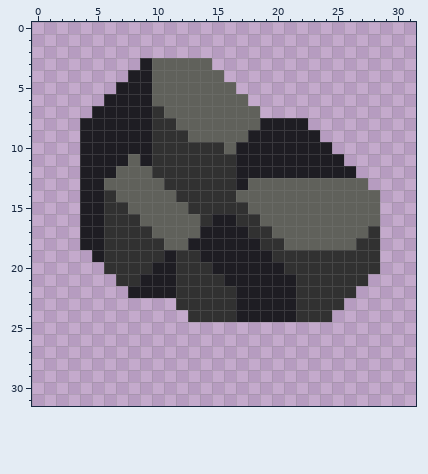
Two versions of one pixel-art sprite, sprites/items/stone.png. That is the earlier state.
The file is 32x32 pixels.
Once edited:
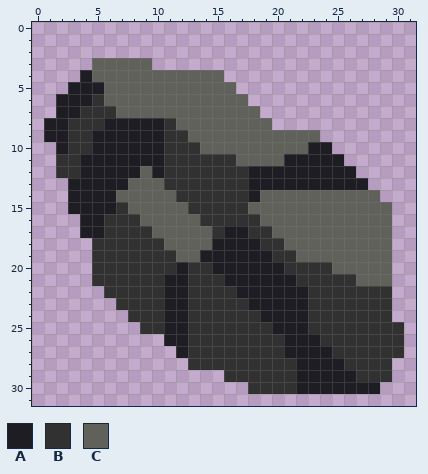
Palette (. is transparent): A #1e1d23  B #313131  C #60615b
Change:
{"y":3,"x":5,"old":"....ACCCCC","new":"CCCCC....."}
{"y":4,"x":4,"old":"....AA","new":"ACCCCC"}
{"y":5,"x":3,"old":"....AAA","new":"AAACCCC"}
{"y":6,"x":2,"old":"....AAAA","new":"AAABCCCC"}
{"y":7,"x":2,"old":"...AAAAAB","new":"AABBBCCCC"}
{"y":8,"x":1,"old":"...AA","new":"AABBB"}
{"y":8,"x":10,"old":"B","new":"A"}
{"y":8,"x":19,"old":"AAAA","new":"C..."}
{"y":9,"x":1,"old":"...A","new":"AABB"}
{"y":9,"x":10,"old":"B","new":"A"}
{"y":9,"x":18,"old":"AAAAAA","new":"CCCCCC"}
{"y":10,"x":2,"old":"..A","new":"ABB"}
{"y":10,"x":10,"old":"B","new":"A"}
{"y":10,"x":14,"old":"BB","new":"CC"}
{"y":10,"x":17,"old":"AAAAAA","new":"CCCCCC"}
{"y":11,"x":2,"old":"..","new":"BB"}
{"y":11,"x":8,"old":"C","new":"A"}
{"y":11,"x":10,"old":"B","new":"A"}
{"y":11,"x":17,"old":"AAAA","new":"CCCC"}
{"y":12,"x":2,"old":"..","new":"BB"}
{"y":12,"x":7,"old":"CC","new":"AA"}
{"y":12,"x":10,"old":"B","new":"A"}
{"y":12,"x":17,"old":"A","new":"B"}
{"y":13,"x":3,"old":".","new":"A"}
{"y":13,"x":6,"old":"CC","new":"AA"}
{"y":13,"x":17,"old":"ACCCCCCCCCC","new":"BAAAAAAAAAA"}
{"y":14,"x":3,"old":".","new":"A"}
{"y":14,"x":6,"old":"B","new":"A"}
{"y":14,"x":17,"old":"CC","new":"BA"}
{"y":15,"x":3,"old":".","new":"A"}
{"y":15,"x":6,"old":"B","new":"A"}
{"y":15,"x":29,"old":".","new":"C"}
{"y":16,"x":15,"old":"AA","new":"BB"}
{"y":16,"x":29,"old":".","new":"C"}
{"y":17,"x":14,"old":"AA","new":"CB"}
{"y":17,"x":28,"old":"B.","new":"CC"}
{"y":18,"x":4,"old":"AA","new":".B"}
{"y":18,"x":13,"old":"AA","new":"CC"}
{"y":18,"x":27,"old":"BB.","new":"CCC"}
{"y":19,"x":5,"old":"A","new":"B"}
{"y":19,"x":11,"old":"ABB","new":"BCC"}
{"y":19,"x":22,"old":"BBBBBBB.","new":"CCCCCCCC"}
{"y":20,"x":5,"old":".","new":"B"}
{"y":20,"x":10,"old":"AAB","new":"BBA"}
{"y":20,"x":25,"old":"BBBB.","new":"CCCCC"}
{"y":21,"x":5,"old":"..","new":"BB"}
{"y":21,"x":9,"old":"AA","new":"BB"}
{"y":21,"x":12,"old":"B","new":"A"}
{"y":21,"x":27,"old":"B..","new":"CCC"}
{"y":22,"x":6,"old":"..AAA","new":"BBBBB"}
{"y":22,"x":12,"old":"B","new":"A"}
{"y":22,"x":22,"old":"B","new":"A"}
{"y":22,"x":27,"old":"...","new":"BBB"}
{"y":23,"x":7,"old":".....B","new":"BBBBAA"}
{"y":23,"x":17,"old":"A","new":"B"}
{"y":23,"x":22,"old":"B","new":"A"}
{"y":23,"x":26,"old":"....","new":"BBBB"}
{"y":24,"x":8,"old":".....","new":"BBBAA"}
{"y":24,"x":17,"old":"AA","new":"BB"}
{"y":24,"x":22,"old":"B","new":"A"}
{"y":24,"x":25,"old":".....","new":"BBBBB"}
{"y":25,"x":9,"old":"......................","new":"BBAABBBBBBBAAABBBBBBBB"}
{"y":26,"x":11,"old":"....................","new":"AABBBBBBBBAAABBBBBBB"}
{"y":27,"x":12,"old":"...................","new":"ABBBBBBBBAAAABBBBBB"}
{"y":28,"x":13,"old":".................","new":"BBBBBBBBBAAAABBBB"}
{"y":29,"x":16,"old":"..............","new":"BBBBBBAAAAABBB"}
{"y":30,"x":18,"old":"...........","new":"BBBBAAAAAAA"}
{"label":"changed","picture_box":[44,58,404,394]}
